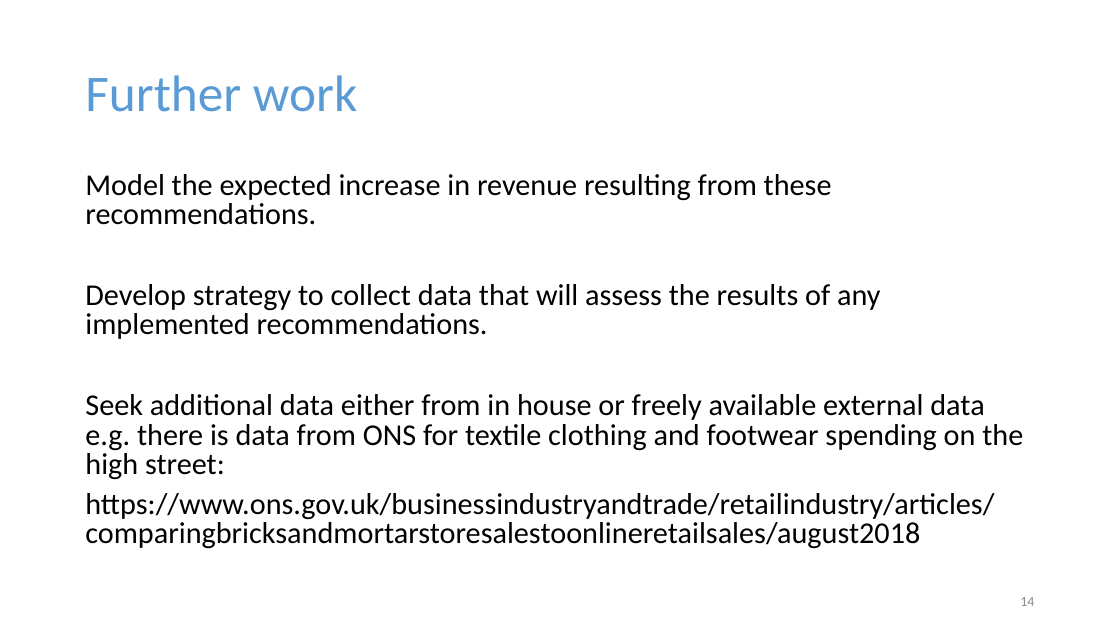
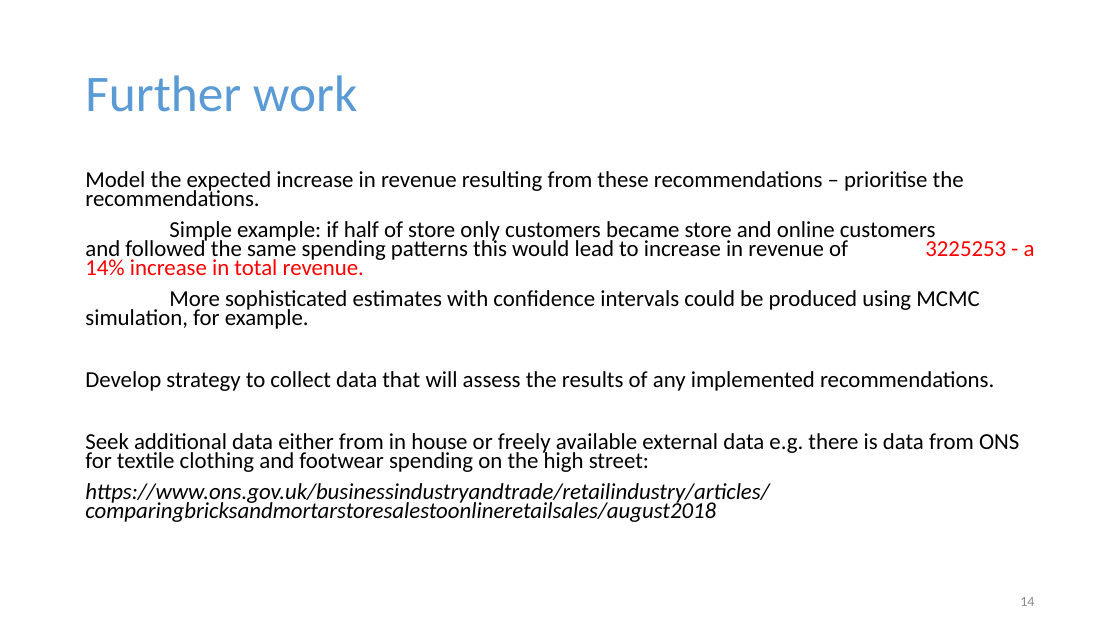
Before and after one commit to LornaMaven/Clarks-assignment, a slide deck: slide 14 of Clarks presentation.pptx. Drawn at 1120x630 pixels with LibreOffice and Linux fonts; fonts in the diff are those of the drawing. Boxes give left, top, right and bottom in pixels: in the first picture for what was removed or moved away, otherwise in the second. Text is boxed around its words. In the diff, an @@ line names an element or a change of style, - is before the commit and + after.

```diff
--- a/Clarks presentation.pptx
+++ b/Clarks presentation.pptx
@@ text at bbox=[85, 171, 1035, 329]: text changed; size 25.9 to 19.6 pt @@
-Model the expected increase in revenue resulting from these recommendations.
+Model the expected increase in revenue resulting from these recommendations – prioritise the recommendations.
+Simple example: if half of store only customers became store and online customers and followed the same spending patterns this would lead to increase in revenue of 3225253 - a 14% increase in total revenue.
+More sophisticated estimates with confidence intervals could be produced using MCMC simulation, for example.
@@ text at bbox=[85, 371, 1019, 522]: size 25.9 to 19.6 pt in "Develop strategy to collect data that will ...", "Seek additional data either from in house ...", "https://www.ons.gov.uk/businessindustryandtrade/retailindust ..."; italic on in "https://www.ons.gov.uk/businessindustryandtrade/retailindust ..."; line spacing 0.8 to 0.7 @@
```
Also in this commit, not shown: 1 other slide changed.
